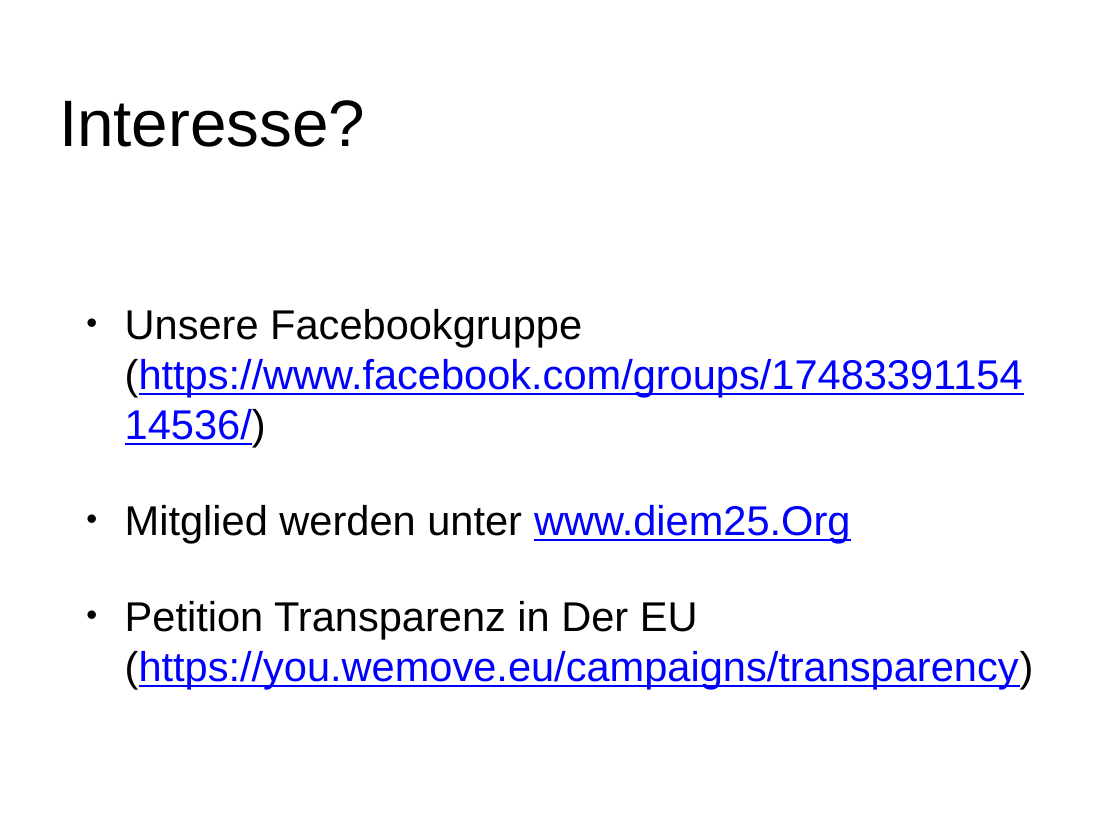
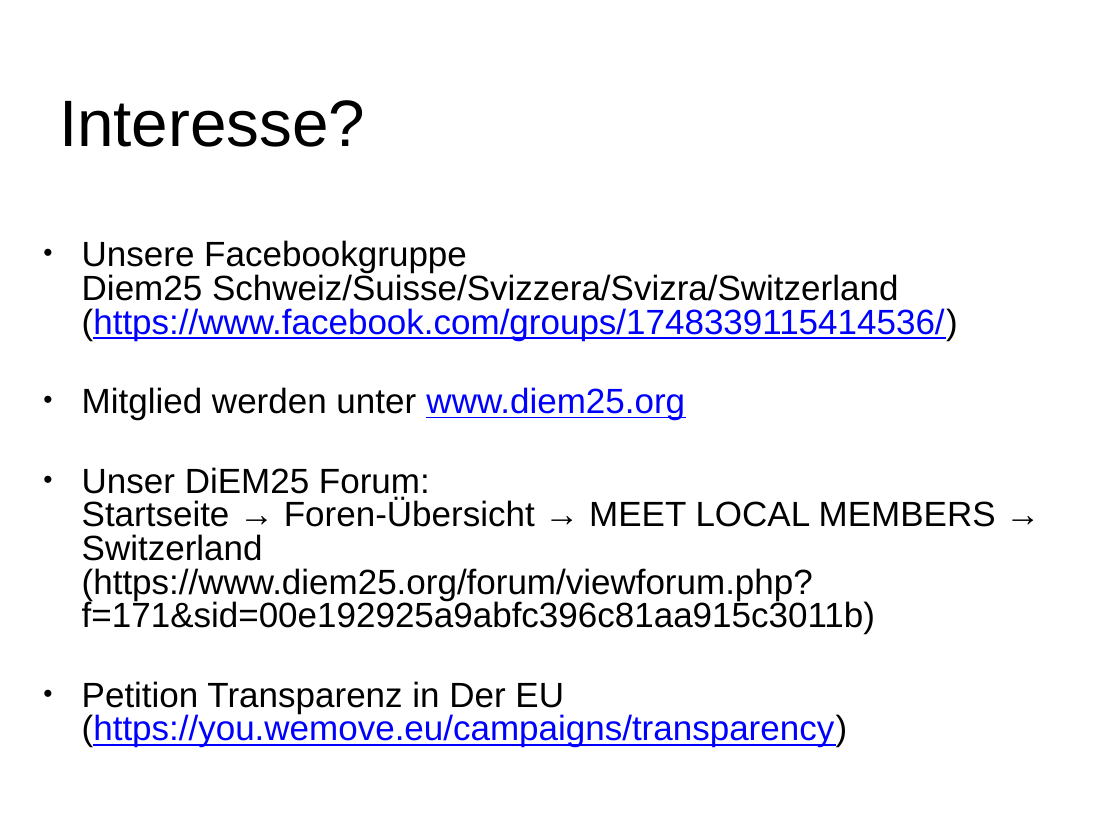
Before and after one commit to emufreak/Diem25-Documents, a slide deck: slide 10 of Diem25 Introduction DE.pptx. Drawn at 1120x840 pixels with LibreOffice and Linux fonts; fonts in the diff are those of the drawing; background and template pictures are left out. Boxes give left, top, right and bottom in pixels: in the first picture for what was removed or moved away, otherwise in the second. Text is boxed around its words. In the diff, an @@ line names an element or a change of style, - is before the commit and + after.

```diff
--- a/Diem25 Introduction DE.pptx
+++ b/Diem25 Introduction DE.pptx
@@ text "Unsere Facebookgruppe Diem25 Schweiz/Suisse/Svizzera/Svizra/ ...": place and size @@
-text "Unsere Facebookgruppe Diem25 Schweiz/Suisse/Svizzera/Svizra/ ..." at <box>125,309,1034,689</box>
+text "Unsere Facebookgruppe Diem25 Schweiz/Suisse/Svizzera/Svizra/ ..." at <box>82,240,996,747</box>
@@ text at <box>82,240,996,634</box>: text changed; size 38 to 32 pt; text colour #0000FF to #000000 @@
-• Unsere Facebookgruppe (https://www.facebook.com/groups/1748339115414536/)
-• Mitglied werden unter www.diem25.Org
+• Unsere Facebookgruppe
+  Diem25 Schweiz/Suisse/Svizzera/Svizra/Switzerland
+  (https://www.facebook.com/groups/1748339115414536/)
+• Mitglied werden unter www.diem25.org
+• Unser DiEM25 Forum:
+  Startseite → Foren-Übersicht → MEET LOCAL MEMBERS → Switzerland
+  (https://www.diem25.org/forum/viewforum.php?f=171&sid=00e192925a9abfc396c81aa915c3011b)
@@ text at <box>82,681,847,747</box>: size 38 to 32 pt in "Petition Transparenz in Der EU (https://you.wemove.eu/campai ..."; line spacing 1 to 0.8 @@
```
Also in this commit, not shown: 6 other slides changed, 3 other files.
